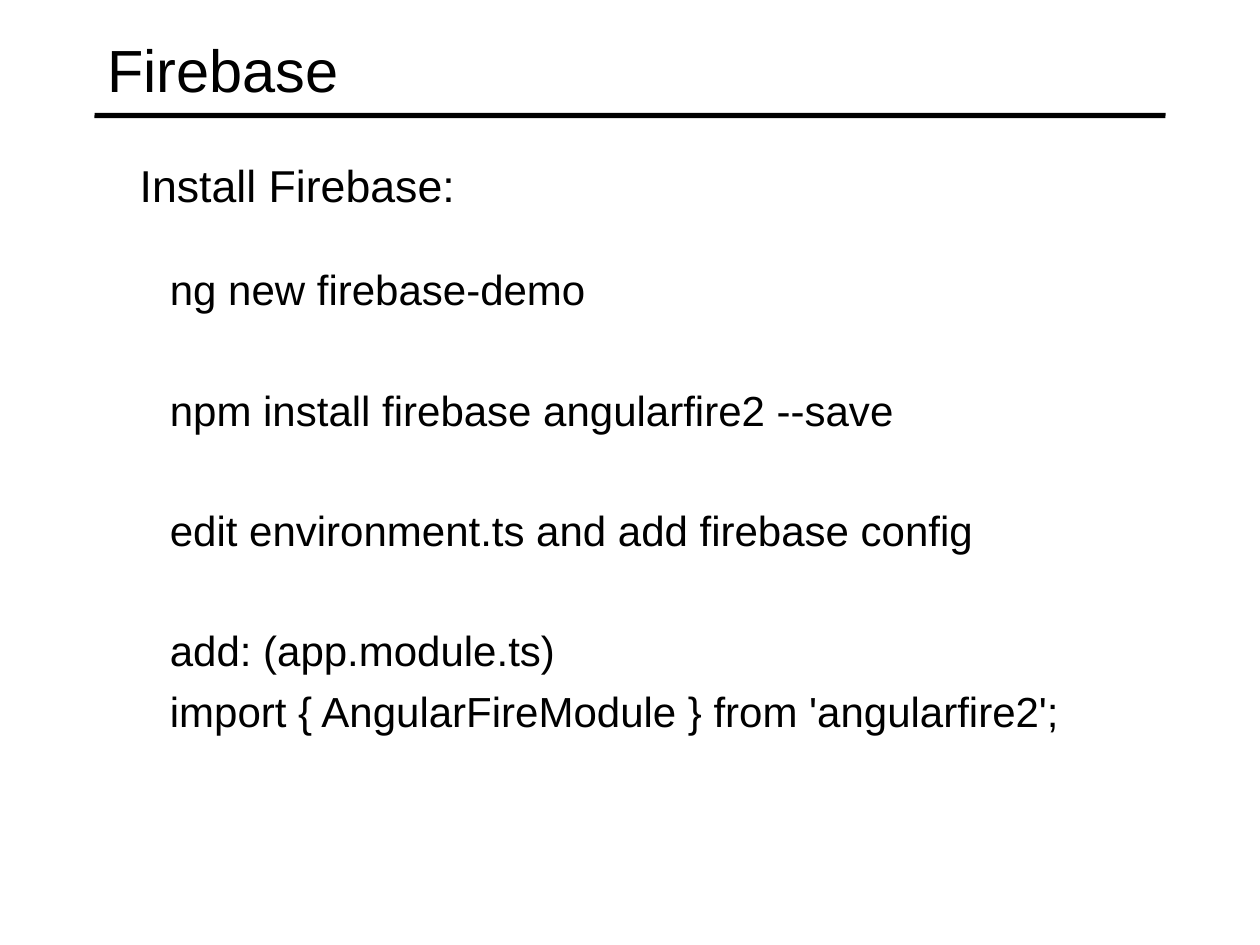
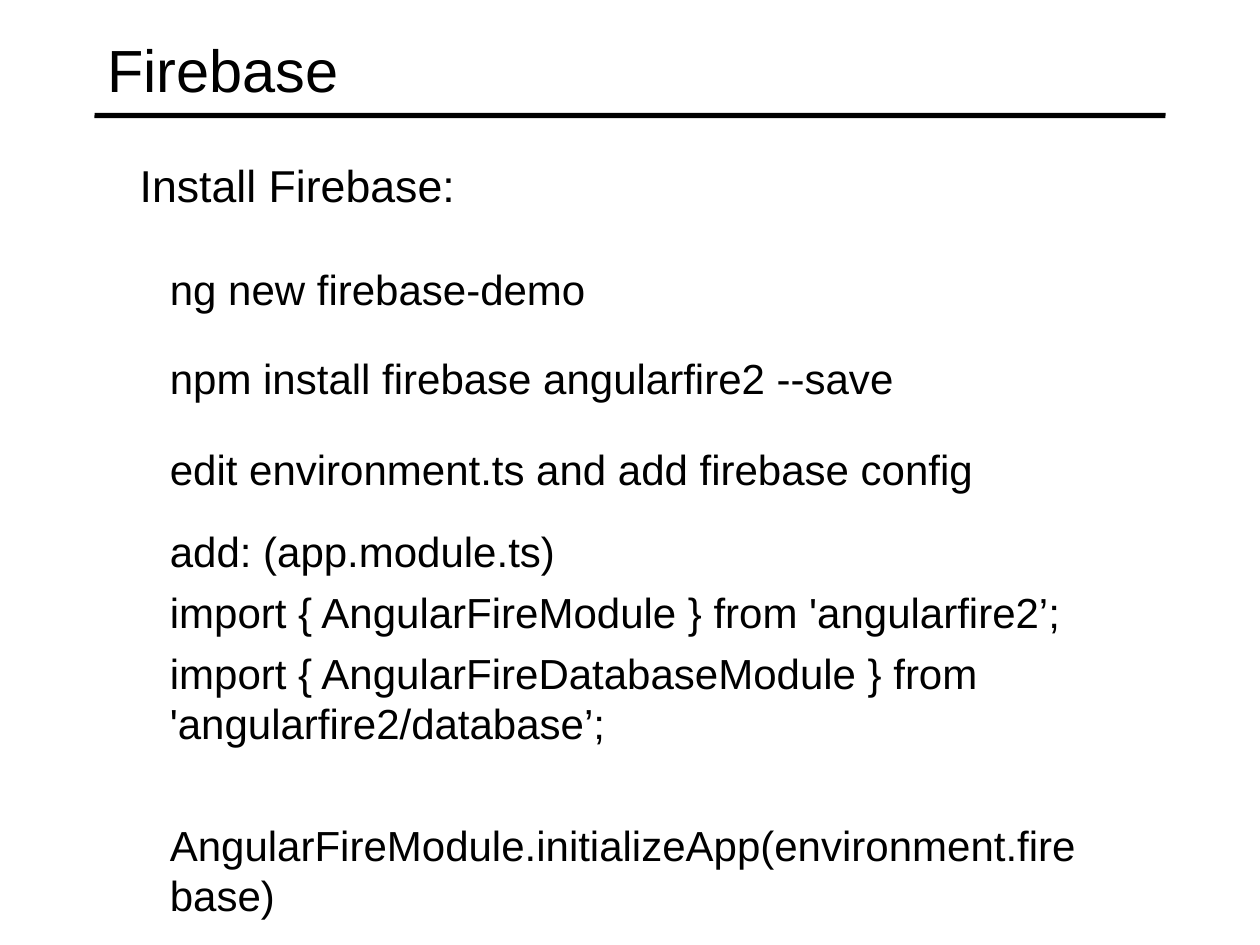
Before and after one commit to specter01wj/Jago_Link_Training, a slide deck: slide 8 of Angular/Angular7/Angular Advanced Course/Essentials/11.Building Real-time Server-less Apps with Firebase/L11_Building Real-time Server-less Apps with Firebase.ppt. Drawn at 1260x945 pixels with LibreOffice and Linux fonts; fonts in the diff are those of the drawing. Boxes give left, top, right and bottom in pixels: in the first picture for what was removed or moved away, otherwise in the second. Text is boxed around its words. In the diff, an @@ line names an element or a change of style, - is before the commit and + after.

Commit message:
10/15/2019 v1

```diff
--- a/Angular/Angular7/Angular Advanced Course/Essentials/11.Building Real-time Server-less Apps with Firebase/L11_Building Real-time Server-less Apps with Firebase.ppt
+++ b/Angular/Angular7/Angular Advanced Course/Essentials/11.Building Real-time Server-less Apps with Firebase/L11_Building Real-time Server-less Apps with Firebase.ppt
@@ text "npm install firebase angularfire2 --save": place and size @@
-text "npm install firebase angularfire2 --save" at [170, 395, 894, 434]
+text "npm install firebase angularfire2 --save" at [170, 363, 894, 403]
@@ text "edit environment.ts and add firebase ...": place and size @@
-text "edit environment.ts and add firebase ..." at [170, 515, 973, 554]
+text "edit environment.ts and add firebase ..." at [170, 454, 973, 494]
@@ text "add: (app.module.ts)": place and size @@
-text "add: (app.module.ts)" at [170, 635, 1058, 735]
+text "add: (app.module.ts)" at [170, 536, 1076, 869]
@@ text at [170, 597, 1076, 869]: text changed @@
-  import { AngularFireModule } from 'angularfire2';
+  import { AngularFireModule } from 'angularfire2’;
+  import { AngularFireDatabaseModule } from 'angularfire2/database’;
+  AngularFireModule.initializeApp(environment.firebase)
```
